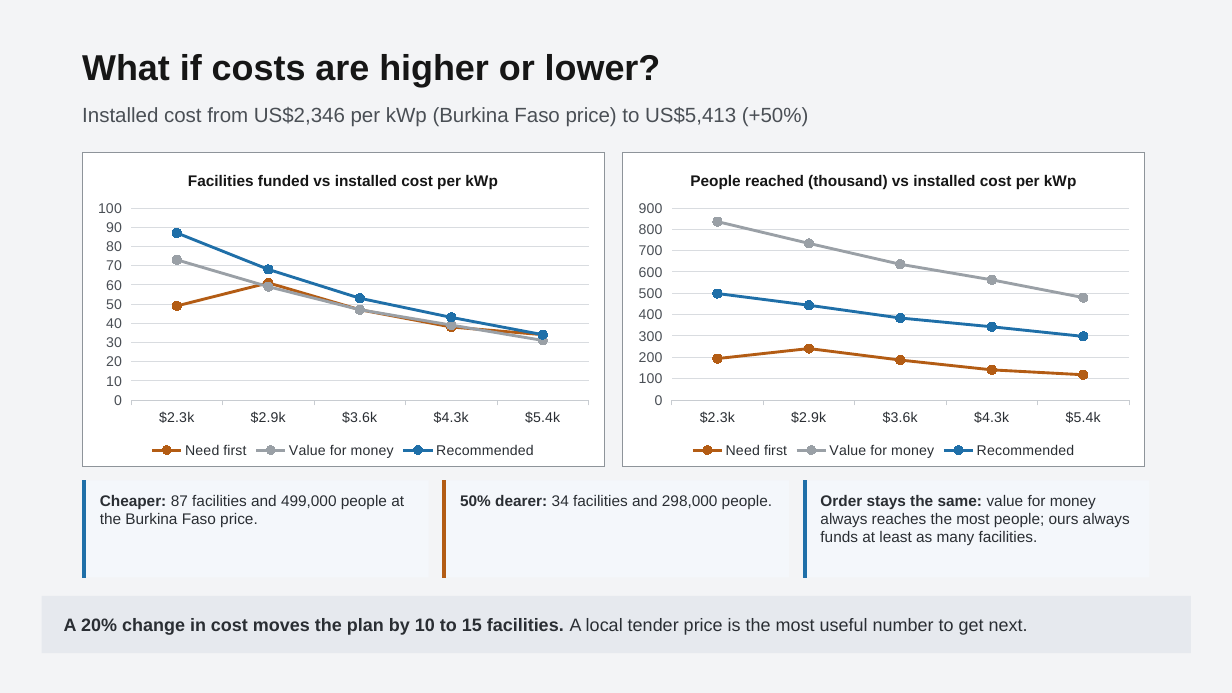
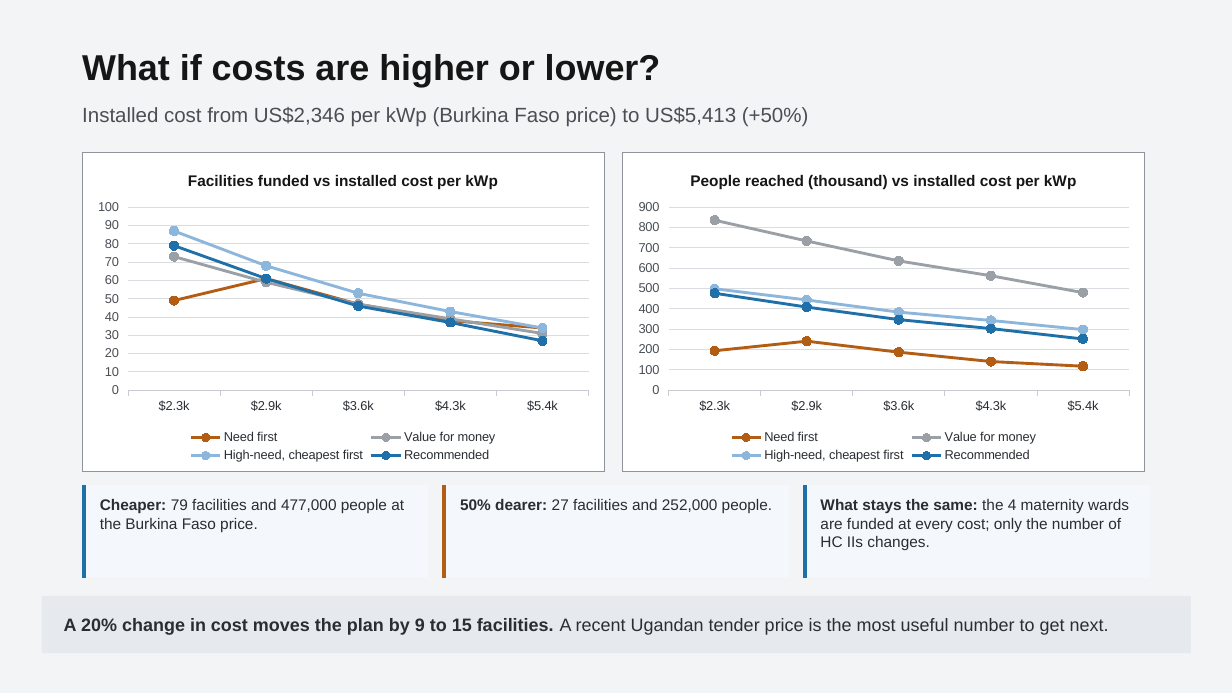
Before and after one commit to chilalaabubakar/EDA, a slide deck: slide 13 of presentation/Case_Study_4_Healthcare_Electrification_Uganda.pptx (slide 11 before the commit). Drawn at 1232x693 pixels with LibreOffice and Linux fonts; fonts in the diff are those of the drawing. Boxes give left, top, right and bottom in pixels: in the first picture for what was removed or moved away, otherwise in the second. Text is boxed around its words. In the diff, an @@ line names an element or a change of style, - is before the commit and + after.

Commit message:
Strengthen answers: maternity-first plan, driver ranks, EAE tool screenshot, recommendations, 4-page report
- Notebook: Uganda health evidence (UDHS 2022), weight reasoning, rank-based drivers of the top five,
  solar (GHI) robustness check, maternity-first plan compared with HC II-only, recommendations section
- tools/eae_check.js also saves a screenshot of the live EAE tool
- Slides (16) and the explainer document updated to match
- New 4-page report in report/

```diff
--- a/presentation/Case_Study_4_Healthcare_Electrification_Uganda.pptx
+++ b/presentation/Case_Study_4_Healthcare_Electrification_Uganda.pptx
@@ rectangle: place and size @@
-rectangle at [82, 152, 604, 467]
+rectangle at [82, 152, 604, 471]
@@ line chart at [88, 157, 599, 467] @@
-Recommended: 87, 68, 53, 43, 34
+High-need, cheapest first: 87, 68, 53, 43, 34
@@ colour of High-need, cheapest first #1F6FA8 to #8DB6DC @@
+Recommended: 79, 61, 46, 37, 27
@@ legend changed @@
@@ category axis changed @@
@@ value axis changed @@
@@ lettering changed @@
@@ line chart: place and size @@
-line chart at [88, 157, 599, 462]
+line chart at [88, 157, 599, 467]
@@ rectangle: place and size @@
-rectangle at [623, 152, 1145, 467]
+rectangle at [623, 152, 1145, 471]
@@ line chart at [628, 157, 1140, 467] @@
-Recommended: 500, 440, 380, 340, 300
+High-need, cheapest first: 500, 440, 380, 340, 300
@@ colour of High-need, cheapest first #1F6FA8 to #8DB6DC @@
+Recommended: 480, 410, 350, 300, 250
@@ legend changed @@
@@ category axis changed @@
@@ value axis changed @@
@@ lettering changed @@
@@ line chart: place and size @@
-line chart at [628, 157, 1140, 462]
+line chart at [628, 157, 1140, 467]
@@ rectangle: place and size @@
-rectangle at [82, 481, 429, 578]
+rectangle at [82, 485, 429, 578]
@@ line moved from (84, 481) - (84, 578) to (84, 485) - (84, 578) @@
@@ text at [100, 499, 404, 532]: text changed @@
-Cheaper: 87 facilities and 499,000 people at the Burkina Faso price.
+Cheaper: 79 facilities and 477,000 people at the Burkina Faso price.
@@ rectangle: place and size @@
-rectangle at [443, 481, 789, 578]
+rectangle at [443, 485, 789, 578]
@@ line moved from (445, 481) - (445, 578) to (445, 485) - (445, 578) @@
@@ text at [460, 499, 772, 513]: text changed @@
-50% dearer: 34 facilities and 298,000 people.
+50% dearer: 27 facilities and 252,000 people.
@@ rectangle: place and size @@
-rectangle at [803, 481, 1150, 578]
+rectangle at [803, 485, 1150, 578]
@@ line moved from (805, 481) - (805, 578) to (805, 485) - (805, 578) @@
@@ text at [820, 499, 1129, 550]: text changed @@
-Order stays the same: value for money always reaches the most people; ours always funds at least as many facilities.
+What stays the same: the 4 maternity wards are funded at every cost; only the number of HC IIs changes.
@@ text at [64, 618, 1109, 635]: text changed @@
-A 20% change in cost moves the plan by 10 to 15 facilities. A local tender price is the most useful number to get next.
+A 20% change in cost moves the plan by 9 to 15 facilities. A recent Ugandan tender price is the most useful number to get next.
```
Also in this commit, not shown: 10 other slides changed, 2 slides added, 22 other files.
